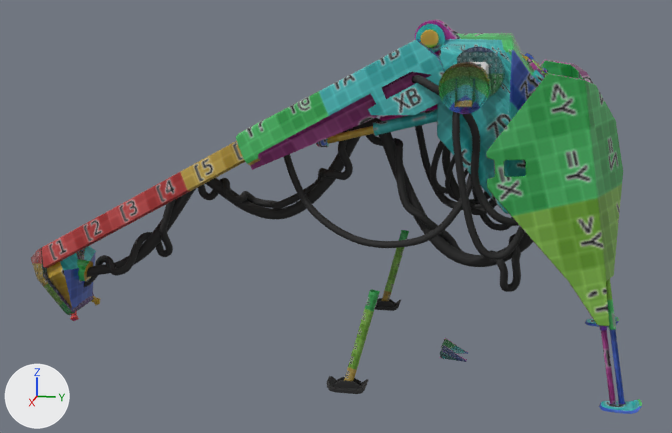
A saved change to the FBX model robot_high.fbx.
One viewpoint serves both versions: a 50 mm camera at (9.58, 0.38, 3.82) aimed at (0.03, -1.53, 1.44). Every picture has the same lights, and +X, +Y and +Z are marked at lower left. Where no turn or scale is listed for an object, it has been applied to the vertices.

The first picture shows 'parts_002_high', 'parts_003_high', 'parts_006_high', 'parts_009_high', 'parts_010_high', 'parts_011_high', 'parts_013_high', 'parts_016_high', 'parts_019_high', 'parts_026_high', 'parts_027_high', 'parts_028_high', 'parts_029_high', 'parts_033_high', 'parts_034_high', 'parts_039_high', 'parts_042_high', 'parts__high'.
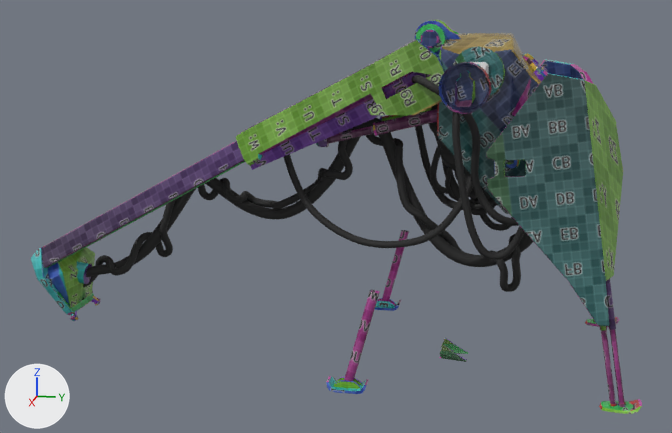
Location of each change, (x1, y1, x2, y2) in pixels of the pictures (672 x 433 px; the box of a moved part takes in the faces that stretch with it):
'parts_002_high', reshaped: before (47, 246, 96, 309); after (48, 247, 95, 307)
'parts_034_high', recoloured: (327, 298, 401, 394) in both
'parts_039_high', deleted: before (601, 329, 625, 404)
'parts_043_high', added (black): after (429, 104, 498, 207)
part 1 of me_cube_184, surface changed: (236, 39, 445, 170) in both
part 2 of me_cube_220, surface changed: (439, 62, 491, 114) in both
part 3 of me_cube_209, surface changed (green to purple): (344, 230, 409, 381) in both
part 5 of me_cylinder_095, moved or reshaped: (416, 24, 445, 50) in both
part 6 of me_cylinder_095, surface changed: (415, 19, 461, 54) in both
part 7 of me_cube_198, surface changed: (585, 317, 642, 414) in both
part 8 of me_cube_204, surface changed: (31, 247, 94, 315) in both
part 9 of me_cylinder_087, surface changed (cyan to purple): (373, 109, 437, 136) in both
part 10 of me_cube_203, surface changed (green to cyan): (486, 59, 623, 326) in both
part 11 of me_cube_194, surface changed (red to purple): (42, 141, 246, 268) in both
part 12 of me_cube_195, surface changed: (437, 33, 541, 214) in both

What changed in the scene script:
```text
Change me_cube_198:
    where me_cube_198.from_pydata(...)  # 816 vertices, 812 faces; spans x -1.26..1.26, y 1.21..1.6, z 0.0..0.07
    me_cube_198 part 7: texture (UV) coordinates of 812 of 812 faces, centred in x -1.26..1.26, y 1.22..1.59, z 0.0..0.07, changed; they spanned u 0.43..0.85, v 0.93..1.0 and now span u 0.01..0.99, v 0.36..1.0
Change me_cube_220:
    where me_cube_220.from_pydata(...)  # 290 vertices, 288 faces; spans x -0.14..1.93, y -0.24..0.23, z -0.24..0.23
    me_cube_220 part 2: texture (UV) coordinates of 288 of 288 faces, centred in x -0.08..1.87, y -0.23..0.22, z -0.23..0.22, changed; they spanned u 0.0..0.82, v 0.4..1.0 and now span u 0.11..0.99, v 0.22..0.99
Change me_cube_203:
    where me_cube_203.from_pydata(...)  # 842 vertices, 878 faces; spans x -1.22..1.22, y 0.07..1.35, z 0.81..3.07
    me_cube_203 part 10: texture (UV) coordinates of 878 of 878 faces, centred in x -1.22..1.22, y 0.07..1.35, z 0.81..3.07, changed; they spanned u 0.32..0.99, v 0.22..0.99 and now span u 0.12..1.0, v 0.0..1.0
Change me_cube_184:
    where me_cube_184.from_pydata(...)  # 177 vertices, 218 faces; spans x -0.6..0.6, y -2.02..0.22, z -1.16..0.2
    me_cube_184 part 1: texture (UV) coordinates of 218 of 218 faces, centred in x -0.59..0.59, y -2.01..0.18, z -1.15..0.18, changed; they spanned u 0.0..1.0, v 0.05..0.99 and now span u 0.07..1.0, v 0.0..1.0
Change me_cylinder_095:
    remove me_cylinder_095.from_pydata(...)  # 762 vertices, 760 faces; spans x -0.375..0.375, y -0.173..0.288, z -0.169..0.169
    add me_cylinder_095.from_pydata(...)  # 826 vertices, 824 faces; spans x -0.375..0.375, y -0.173..0.288, z -0.169..0.169
    me_cylinder_095 part 5: 16 vertices moved from x 0.309..0.335, y -0.121..0.136, z -0.116..0.14 to x 0.309..0.338, y -0.122..0.136, z -0.117..0.14; 24 vertices removed from x 0.309..0.363, y -0.145..0.098, z -0.141..0.111; 56 vertices added at x 0.309..0.362, y -0.145..0.114, z -0.14..0.118
    me_cylinder_095 part 6: 594 kept faces spanning x -0.375..0.375, y -0.173..0.288, z -0.169..0.169 get new texture (UV) coordinates
Change me_cube_212:
    where me_cube_212.from_pydata(...)  # 128 vertices, 136 faces; spans x -1.2..1.47, y -1.38..-0.98, z 0.0..0.1
    remove me_cube_212.materials.append(mat_wire)  # black #252525
    add me_cube_212.materials.append(mat_technical)  # picture img_untitled_png
Change me_cube_195:
    remove me_cube_195.from_pydata(...)  # 163 vertices, 190 faces; spans x -0.58..0.58, y -0.61..0.95, z -0.91..0.84
    add me_cube_195.from_pydata(...)  # 163 vertices, 192 faces; spans x -0.58..0.58, y -0.61..0.95, z -0.91..0.84
    me_cube_195 part 12: 188 kept faces spanning x -0.58..0.58, y -0.61..0.95, z -0.91..0.84 get new texture (UV) coordinates
Change me_cylinder_087:
    where me_cylinder_087.from_pydata(...)  # 146 vertices, 144 faces; spans x 0.167..0.307, y -1.107..-0.116, z 2.354..2.726
    me_cylinder_087 part 9: texture (UV) coordinates of 144 of 144 faces, centred in x 0.17..0.305, y -1.103..-0.12, z 2.358..2.713, changed; they spanned u 0.3..1.0, v 0.4..0.99 and now span u 0.23..0.98, v 0.01..0.99
Change me_cube_189:
    remove me_cube_189.from_pydata(...)  # 134 vertices, 175 faces; spans x -0.408..0.408, y -4.879..-4.422, z 0.235..0.976
    add me_cube_189.from_pydata(...)  # 132 vertices, 174 faces; spans x -0.41..0.405, y -4.891..-4.435, z 0.203..0.944
    me_cube_189 part 4: 134 vertices removed from x -0.408..0.408, y -4.879..-4.422, z 0.235..0.976; 132 vertices added at x -0.41..0.405, y -4.891..-4.435, z 0.203..0.944
Change me_cube_194:
    where me_cube_194.from_pydata(...)  # 1097 vertices, 1068 faces; spans x -0.43..0.43, y -4.83..-2.09, z 0.76..2.46
    me_cube_194 part 11: texture (UV) coordinates of 1068 of 1068 faces, centred in x -0.43..0.43, y -4.83..-2.13, z 0.77..2.44, changed; they spanned u 0.0..0.9, v 0.72..0.98 and now span u 0.24..0.99, v 0.0..0.98
Change me_cube_209:
    where me_cube_209.from_pydata(...)  # 16 vertices, 8 faces; spans x -1.12..1.39, y -1.22..-0.88, z 0.04..1.01
    me_cube_209 part 3: texture (UV) coordinates of 8 of 8 faces, centred in x -1.09..1.36, y -1.1..-1.01, z 0.51..0.52, changed; they spanned u 0.21..0.41, v 0.64..0.7 and now span u 0.57..0.97, v 0.01..0.92
Change me_cube_204:
    where me_cube_204.from_pydata(...)  # 1562 vertices, 1564 faces; spans x -0.486..0.486, y -5.036..-4.533, z 0.147..0.994
    me_cube_204 part 8: texture (UV) coordinates of 1564 of 1564 faces, centred in x -0.465..0.465, y -5.025..-4.535, z 0.151..0.993, changed; they spanned u 0.0..1.0, v 0.0..0.64 and now span u 0.0..0.99, v 0.0..1.0
Remove ob_parts_039_high:
    ob_parts_039_high = bpy.data.objects.new('parts_039_high', me_cube_217)
Add ob_parts_043_high:
    ob_parts_043_high = bpy.data.objects.new('parts_043_high', me_cube_009)  # 5653 vertices, 5577 faces; spans x -0.371..0.371, y -0.731..0.121, z -0.949..0.235; in mat_wire (black #252525)
    ob_parts_043_high.location = (0.0, 0.177, 2.548)
```
